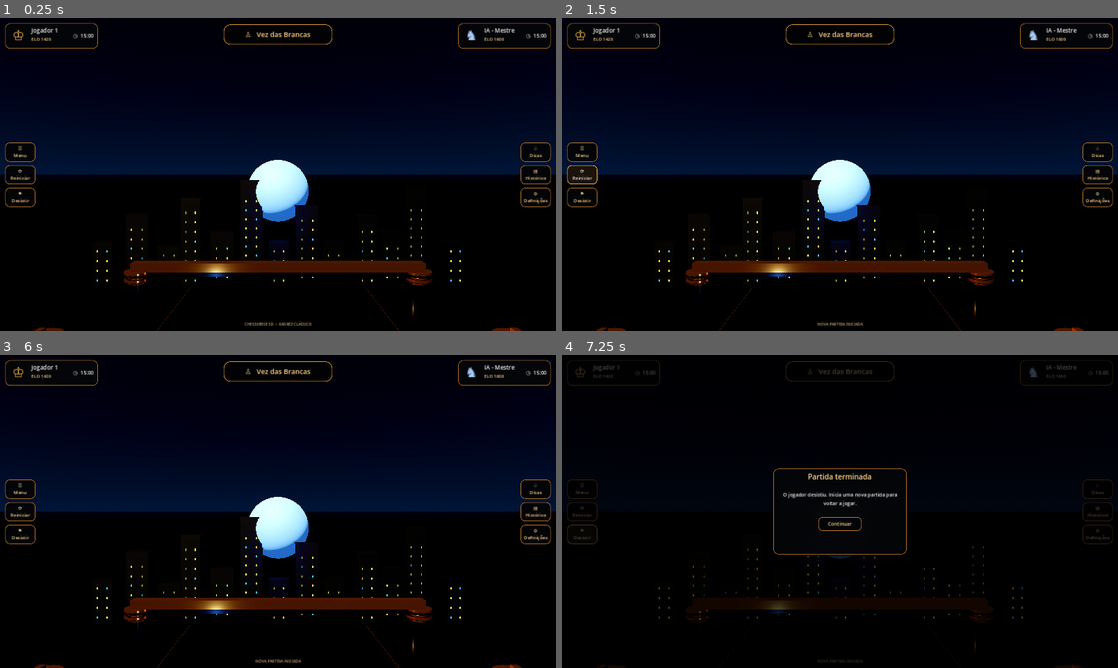
Above: before the commit, frames 1-4 (two rows, left to right).
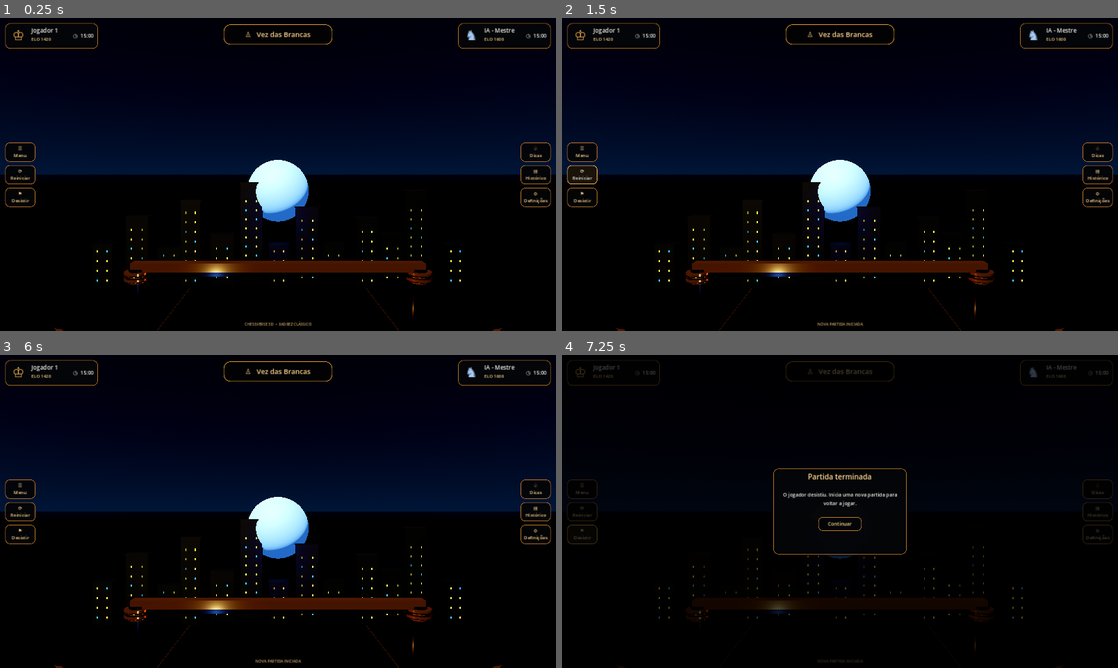
Above: after the commit, the same moments.

Repository: nexauren1/ChessVerse-3D
Game: Godot game, scene res://scenes/main.tscn
Same seed, same stepped clock (60 frames per second), same inputs: the game is played once before the commit and once after it.
Inputs:
- Up to frame 1 (0.25 s): no input
- Up to frame 2 (1.5 s): click "⟳ Reiniciar" at 0.5 s; click "⟳ Reiniciar" at 1.25 s
- Up to frame 3 (6 s): click "⟳ Reiniciar" at 2 s; click "⚑ Desistir" at 2.75 s; click "♧ Dicas" at 3.5 s; click "▤ Histórico" at 4.25 s; click "⚙ Definições" at 5 s; click "Continuar" at 5.75 s
- Up to frame 4 (7.25 s): click "⚑ Desistir" at 6.5 s

The runs differ from the first frame. In frame 1, 0.3% of the frame differs, in the area x 6-94%, y 51-100%; in frame 2, 0.3%; in frame 3, 0.3%; in frame 4, less than 0.1%.

Commit message:
Refine stage grounding and route touch input behind HUD controls

Diff:
--- a/scripts/main.gd
+++ b/scripts/main.gd
@@ -79,10 +79,10 @@
 		_add_box(Vector3(20.0, 0.018, 0.045), Vector3(0, -0.315, z), gold_material)
 
 	for side in [-1.0, 1.0]:
-		_build_column(Vector3(side * 7.7, 0, -4.0), column_material, gold_material)
-		_build_column(Vector3(side * 7.7, 0, 3.7), column_material, gold_material)
-		_add_box(Vector3(0.22, 7.7, 0.22), Vector3(side * 7.7, 3.75, -4.0), gold_material)
-		_add_box(Vector3(0.22, 7.7, 0.22), Vector3(side * 7.7, 3.75, 3.7), gold_material)
+		_build_column(Vector3(side * 7.7, -0.34, -4.0), column_material, gold_material)
+		_build_column(Vector3(side * 7.7, -0.34, 3.7), column_material, gold_material)
+		_add_box(Vector3(0.22, 7.7, 0.22), Vector3(side * 7.7, 3.51, -4.0), gold_material)
+		_add_box(Vector3(0.22, 7.7, 0.22), Vector3(side * 7.7, 3.51, 3.7), gold_material)
 
 	_add_box(Vector3(16.0, 0.48, 0.55), Vector3(0, 7.55, -4.0), gold_material)
 	_add_box(Vector3(15.4, 0.32, 0.36), Vector3(0, 7.22, -4.0), column_material)
@@ -94,14 +94,14 @@
 	var shaft_mesh := CylinderMesh.new()
 	shaft_mesh.top_radius = 0.43
 	shaft_mesh.bottom_radius = 0.56
-	shaft_mesh.height = 7.2
+	shaft_mesh.height = 7.8
 	shaft_mesh.radial_segments = 28
 	shaft.mesh = shaft_mesh
-	shaft.position = pos + Vector3(0, 3.6, 0)
+	shaft.position = pos + Vector3(0, 3.9, 0)
 	shaft.material_override = dark_material
 	add_child(shaft)
 
-	for y in [0.28, 0.55, 6.72, 7.0]:
+	for y in [0.28, 0.55, 7.1, 7.4]:
 		var collar := MeshInstance3D.new()
 		var ring := TorusMesh.new()
 		ring.inner_radius = 0.47 if y < 1.0 else 0.39
@@ -113,7 +113,7 @@
 		collar.material_override = gold_material
 		add_child(collar)
 
-	for y in [0.12, 0.48, 6.9, 7.28]:
+	for y in [0.12, 0.48, 7.28, 7.6]:
 		var cap := MeshInstance3D.new()
 		var cap_mesh := CylinderMesh.new()
 		cap_mesh.top_radius = 0.68
@@ -136,8 +136,8 @@
 		var width := 2.25 if i % 3 == 0 else 2.65
 		var depth := 1.5
 		var z := -25.0 - float(i % 3) * 1.4
-		_add_box(Vector3(width, h, depth), Vector3(x, h * 0.5 - 0.25, z), building_material)
-		_add_box(Vector3(width + 0.12, 0.12, depth + 0.12), Vector3(x, h - 0.18, z), building_material)
+		_add_box(Vector3(width, h, depth), Vector3(x, h * 0.5 - 0.34, z), building_material)
+		_add_box(Vector3(width + 0.12, 0.12, depth + 0.12), Vector3(x, h - 0.40, z), building_material)
 
 		var rows := int(h / 1.25)
 		for row in range(rows):
@@ -302,7 +302,7 @@
 func _square_position(x: int, z: int) -> Vector3:
 	return Vector3((x - 3.5) * CELL_SIZE, BOARD_SURFACE_Y, (z - 3.5) * CELL_SIZE)
 
-func _input(event: InputEvent) -> void:
+func _unhandled_input(event: InputEvent) -> void:
 	if event is InputEventScreenTouch and event.pressed:
 		_handle_tap(event.position)
 	elif event is InputEventMouseButton and event.pressed and event.button_index == MOUSE_BUTTON_LEFT:
